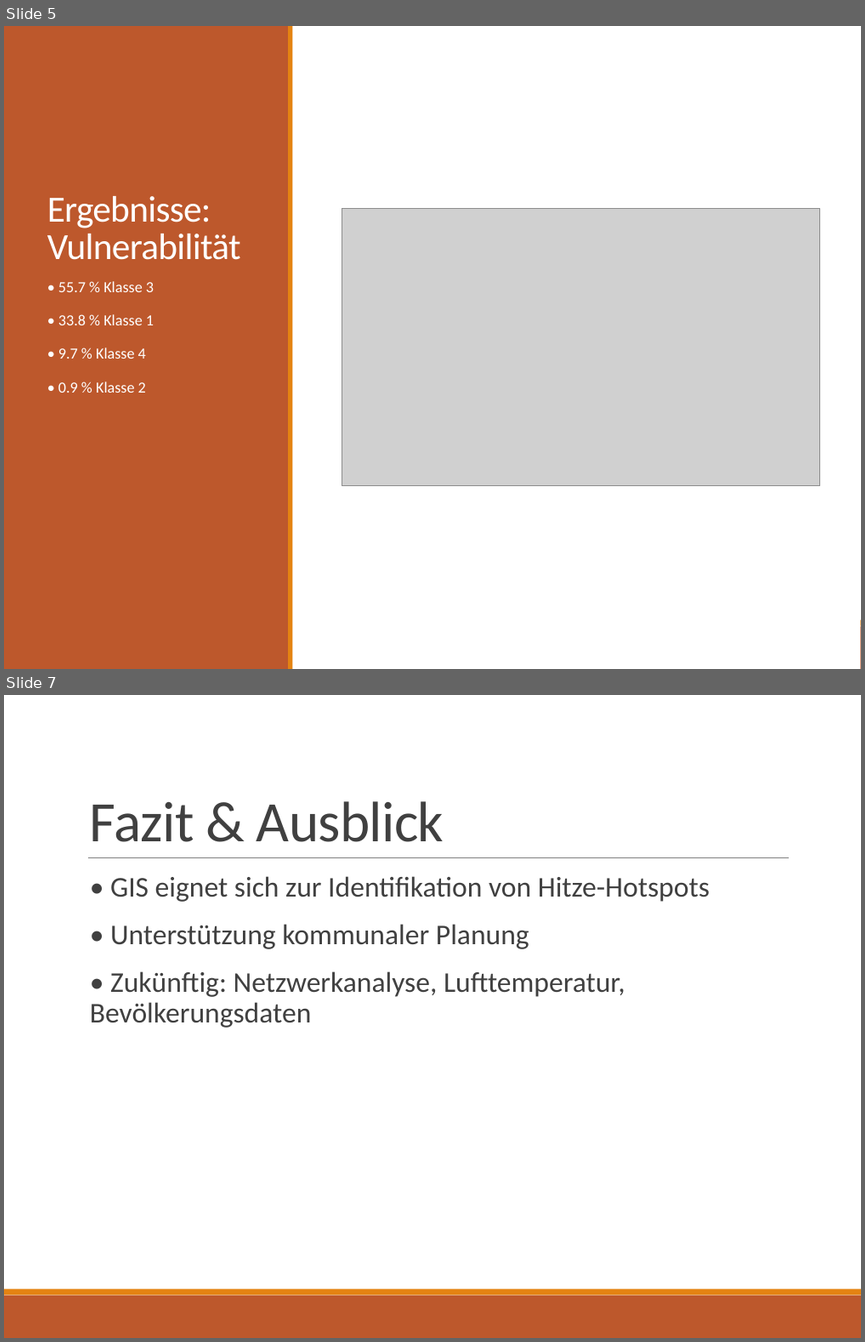
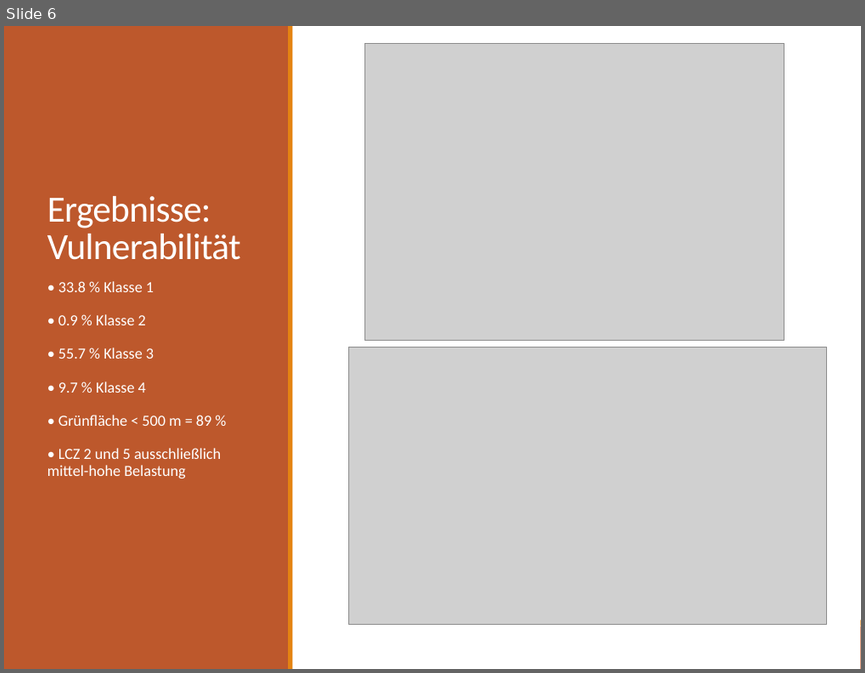
Before and after one commit to leonfallair/Climate_action, a slide deck: final_submission/Wiesbaden_Faller.pptx. Shown one above the other, each under a label of ours: slides 5 and 7 before the commit, slide 6 after it; the slides between them are not shown. The pictures are 865x1342 and 865x673 pixels, drawn with LibreOffice and Linux fonts; fonts in the diff are those of the drawing; grey boxes stand for pictures. Boxes give left, top, right and bottom in pixels: in the first picture for what was removed or moved away, otherwise in the second. Text is boxed around its words. In the diff, an @@ line names an element or a change of style, - is before the commit and + after.

```diff
--- a/final_submission/Wiesbaden_Faller.pptx
+++ b/final_submission/Wiesbaden_Faller.pptx
@@ slide 7 removed at (4, 695, 861, 1338), background #FFFFFF; not listed: 2 template elements that a slide beside it also shows @@
@@ title removed at (90, 801, 444, 842) @@
-Fazit & Ausblick
@@ line removed from (88, 858) to (788, 858) @@
@@ text removed at (90, 876, 710, 1027) @@
-  • GIS eignet sich zur Identifikation von Hitze-Hotspots
-  • Unterstützung kommunaler Planung
-  • Zukünftig: Netzwerkanalyse, Lufttemperatur, Bevölkerungsdaten
@@ what was slide 5 is now slide 6 @@
@@ slide 6 changed as well @@
@@ picture added at (364, 43, 784, 340) @@
@@ text at (58, 281, 154, 325): paragraphs added @@
+  • 33.8 % Klasse 1
+  • 0.9 % Klasse 2
@@ text at (58, 314, 154, 325): paragraph removed @@
-  • 33.8 % Klasse 1
@@ picture: place and size @@
-picture at (341, 209, 820, 485)
+picture at (348, 347, 827, 624)
@@ text at (47, 414, 221, 478): text changed @@
-  • 0.9 % Klasse 2
+  • Grünfläche < 500 m = 89 %
+  • LCZ 2 und 5 ausschließlich mittel-hohe Belastung
```
Also in this commit, not shown: 4 other slides changed, 3 slides added, 1 other slide removed.
